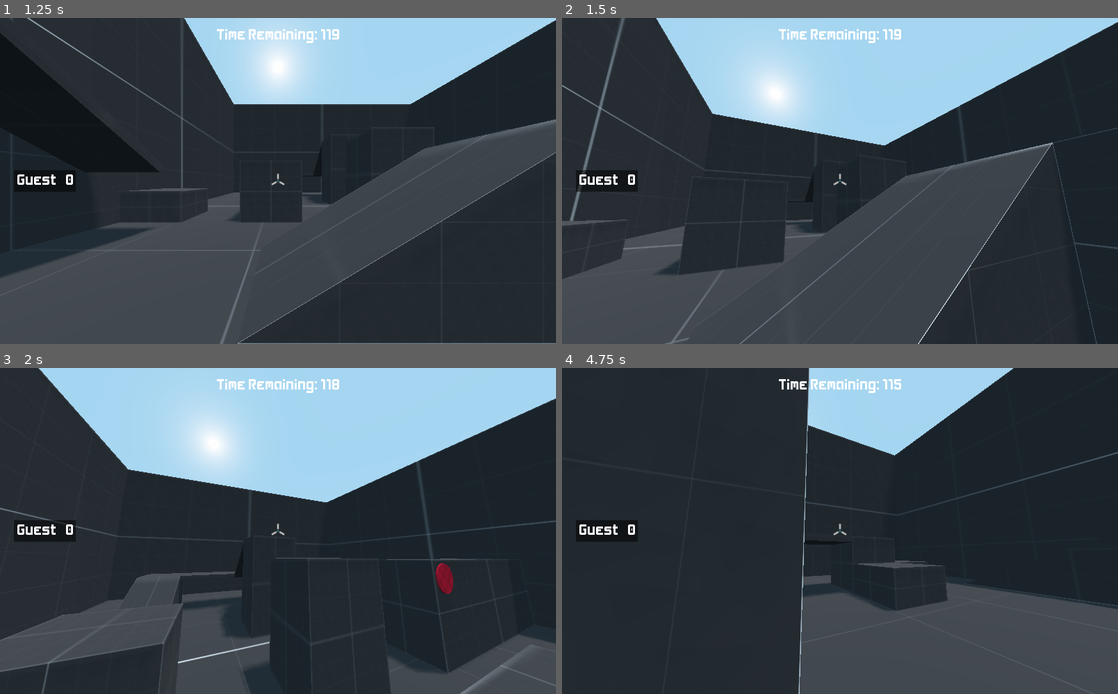
Above: before the commit, frames 1-4 (two rows, left to right).
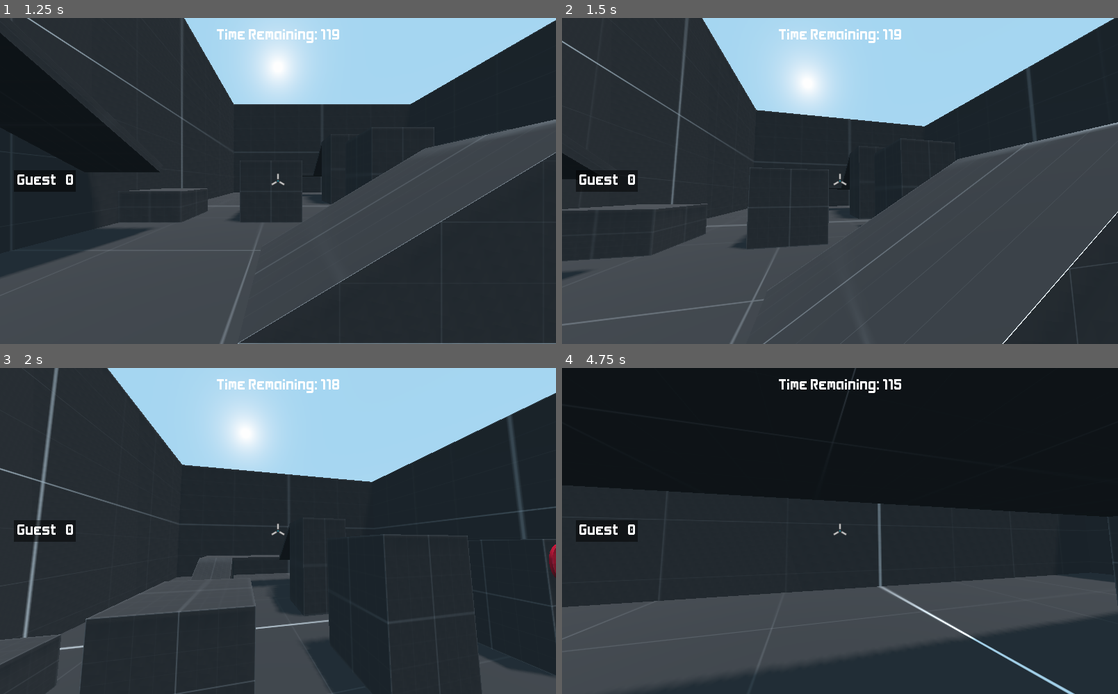
Above: after the commit, the same moments.

Repository: kdreese/godot-3D-shooter-project
Game: Godot game, scene res://src/states/Menu.tscn
Two runs of this game, one before a commit and one after it. Both use one fixed random seed, a clock stepped at 60 frames per second and the inputs below.
Inputs (mouse positions are in pixels of both pictures, inside the frame that each line leads up to):
- Up to frame 1 (1.25 s): click "Free Play" at 0.5 s
- Up to frame 2 (1.5 s): tap Enter at 1.25 s; move the mouse to (867, 181) at 1.27 s; press the mouse at (867, 181) at 1.28 s; hold W (move_forwards) from 1.28 s (still down)
- Up to frame 3 (2 s): keep holding W (move_forwards); tap Space (jump) at 1.52 s
- Up to frame 4 (4.75 s): keep holding W (move_forwards); move the mouse to (812, 531) at 2.02 s; release the mouse at (812, 531) at 2.03 s; click (812, 531) at 2.1 s; tap Space (jump) at 2.27, 3.77, 4.52 s; move the mouse to (851, 524) at 2.77 s; press the mouse at (851, 524) at 2.78 s; move the mouse to (834, 537) at 3.52 s; release the mouse at (834, 537) at 3.53 s; click (834, 537) at 3.6 s; move the mouse to (878, 534) at 4.27 s; press the mouse at (878, 534) at 4.28 s

Frame 1 is identical in both runs. In frame 2, 23% of the frame differs, in the area x 0-100%, y 0-100%; in frame 3, 23%; in frame 4, 31%.

Commit message:
Added mouse sensitivity slider.

Diff:
--- a/src/autoload/Global.gd
+++ b/src/autoload/Global.gd
@@ -7,6 +7,7 @@
 	"name": "Guest",
 	"address": "localhost",
 	"port": 8380,
+	"mouse_sensitivity": 0.5
 }
 
 var config := DEFAULT_CONFIG.duplicate(true)
--- a/src/objects/Player.gd
+++ b/src/objects/Player.gd
@@ -133,10 +133,13 @@
 	relative.x = round(relative.x)
 	relative.y = round(relative.y)
 
+	# Get the mouse sensitivity from the config.
+	var mouse_sensitivity := (Global.config["mouse_sensitivity"] * MOUSE_SENS) as Vector2
+
 	# Contstrain the y rotation to be within one full rotation.
-	rotation.y = wrapf(rotation.y - relative.x * MOUSE_SENS.x, 0, TAU)
+	rotation.y = wrapf(rotation.y - relative.x * mouse_sensitivity.x, 0, TAU)
 	# Constrain the x rotation to be between looking directly down and directly up.
-	head.rotation.x = clamp(camera.rotation.x - relative.y * MOUSE_SENS.y, -PI / 2, PI / 2)
+	head.rotation.x = clamp(camera.rotation.x - relative.y * mouse_sensitivity.y, -PI / 2, PI / 2)
 	# Update the camera's rotation immediately - since it's not interpolated, the player will see the effects of these
 	# changes without needing to wait for the next physics tick (less input lag)
 	camera.rotation.y = rotation.y
--- a/src/states/PauseMenu.gd
+++ b/src/states/PauseMenu.gd
@@ -2,13 +2,14 @@
 
 
 onready var disconnect_button := $"%DisconnectButton" as Button
-
+onready var mouse_sens_slider := $"%MouseSensSlider" as HSlider
 
 func _ready() -> void:
 	if get_tree().is_network_server():
 		disconnect_button.text = "Stop Hosting"
 	if not get_tree().network_peer:
 		disconnect_button.text = "Quit Free Play"
+	mouse_sens_slider.value = Global.config["mouse_sensitivity"]
 
 
 func open_menu() -> void:
@@ -23,3 +24,7 @@
 
 func disconnect_from_server() -> void:
 	Multiplayer.disconnect_from_session()
+
+
+func on_mouse_sens_change(value: float) -> void:
+	Global.config["mouse_sensitivity"] = value
--- a/src/states/PauseMenu.tscn
+++ b/src/states/PauseMenu.tscn
@@ -49,5 +49,42 @@
 margin_bottom = 88.0
 text = "Disconnect"
 
+[node name="C2" type="CenterContainer" parent="."]
+anchor_right = 1.0
+anchor_bottom = 1.0
+margin_left = 480.0
+
+[node name="V" type="VBoxContainer" parent="C2"]
+margin_left = 162.0
+margin_top = 228.0
+margin_right = 382.0
+margin_bottom = 372.0
+
+[node name="OptionsLabel" type="Label" parent="C2/V"]
+margin_right = 220.0
+margin_bottom = 80.0
+rect_min_size = Vector2( 0, 80 )
+custom_fonts/font = ExtResource( 2 )
+text = "Options"
+align = 1
+
+[node name="MouseSensLabel" type="Label" parent="C2/V"]
+margin_top = 84.0
+margin_right = 220.0
+margin_bottom = 124.0
+rect_min_size = Vector2( 0, 40 )
+text = "Mouse Sensitivity"
+
+[node name="MouseSensSlider" type="HSlider" parent="C2/V"]
+unique_name_in_owner = true
+margin_top = 128.0
+margin_right = 220.0
+margin_bottom = 144.0
+min_value = 0.5
+max_value = 2.0
+step = 0.01
+value = 1.0
+
 [connection signal="pressed" from="C/V/Buttons/ResumeButton" to="." method="close_menu"]
 [connection signal="pressed" from="C/V/Buttons/DisconnectButton" to="." method="disconnect_from_server"]
+[connection signal="value_changed" from="C2/V/MouseSensSlider" to="." method="on_mouse_sens_change"]
